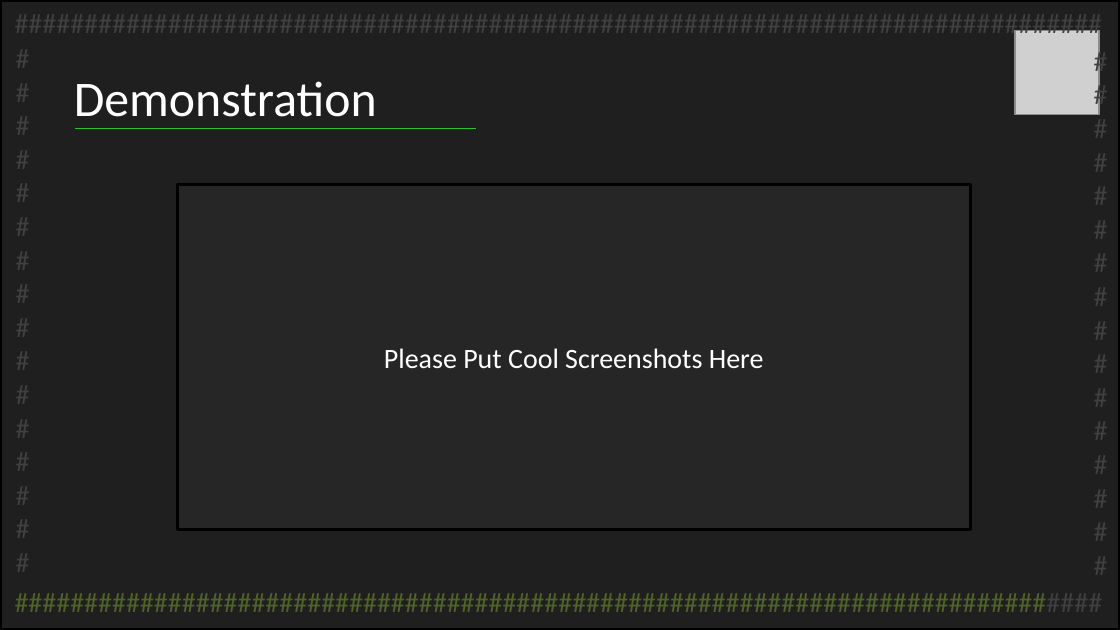
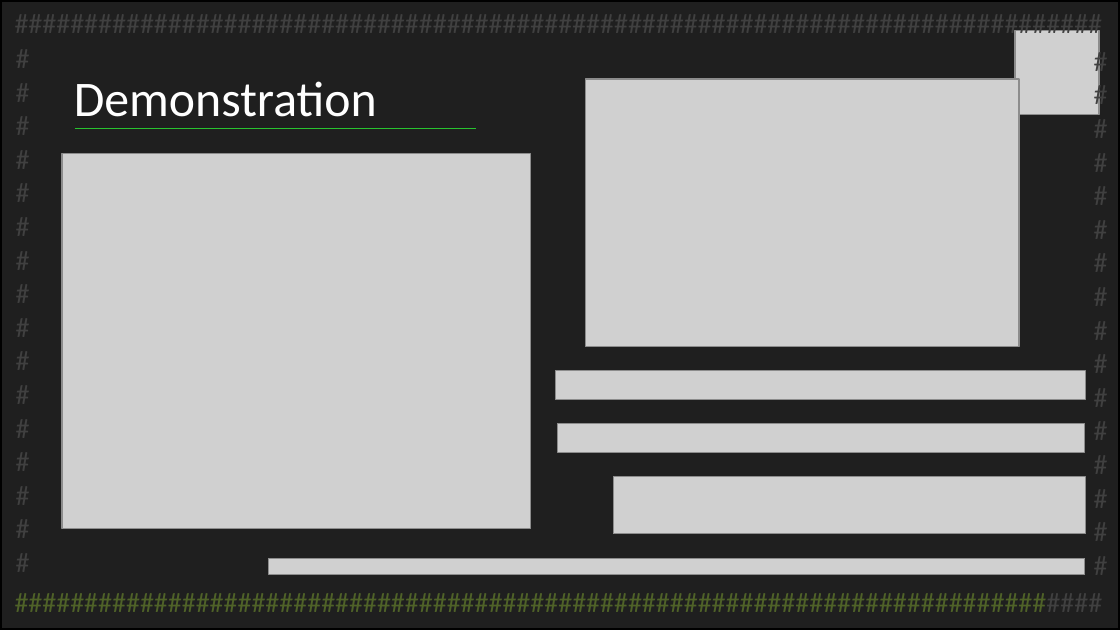
Before and after one commit to prinsij/RogueReborn, a slide deck: slide 6 of Doc/FinalPresentation/RR.pptx. Drawn at 1120x630 pixels with LibreOffice and Linux fonts; fonts in the diff are those of the drawing; grey boxes stand for pictures. Boxes give left, top, right and bottom in pixels: in the first picture for what was removed or moved away, otherwise in the second. Text is boxed around its words. In the diff, an @@ line names an element or a change of style, - is before the commit and + after.

Commit message:
add some gameplay screenshots

```diff
--- a/Doc/FinalPresentation/RR.pptx
+++ b/Doc/FinalPresentation/RR.pptx
@@ picture added at (586, 80, 1019, 347) @@
@@ picture added at (62, 153, 530, 529) @@
@@ rectangle removed at (177, 185, 970, 530) @@
-Please Put Cool Screenshots Here
@@ picture added at (556, 371, 1085, 400) @@
@@ picture added at (558, 423, 1085, 451) @@
@@ picture added at (613, 477, 1085, 534) @@
@@ picture added at (269, 558, 1085, 575) @@
```
Also in this commit, not shown: 1 other slide changed.
